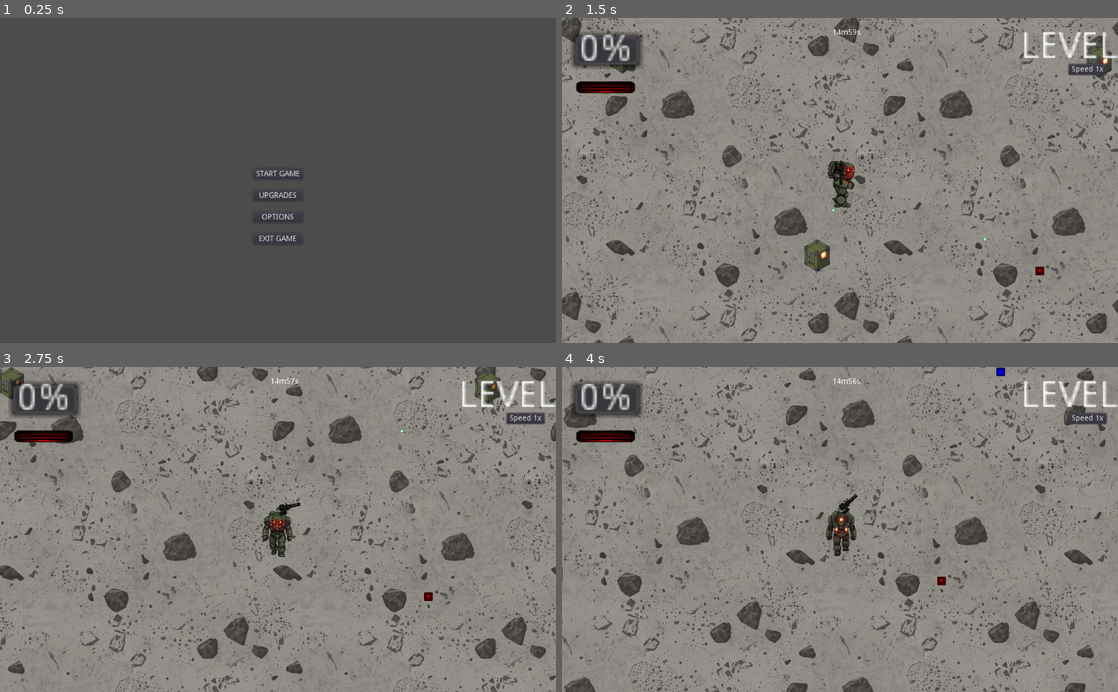
Above: before the commit, frames 1-4 (two rows, left to right).
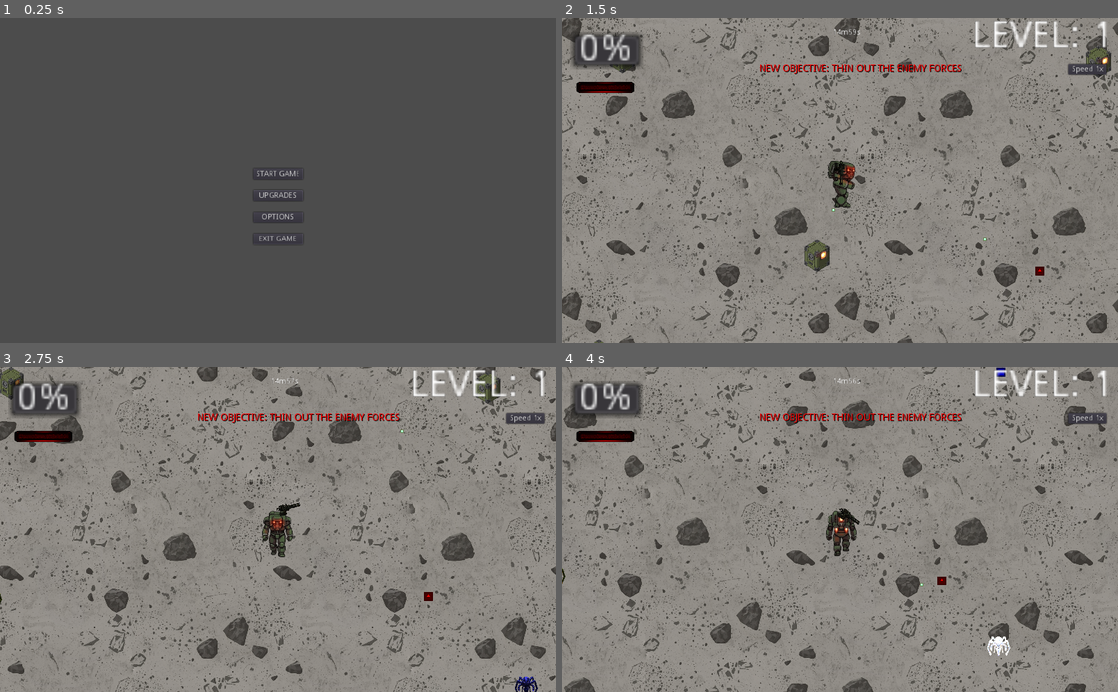
Above: after the commit, the same moments.

Repository: rcameronlyman/NEOBUSHI
Game: Godot game, scene res://MainMenu.tscn
The game is run twice, just before and just after one commit, with the same random seed, the same clock (stepped at 60 frames per second) and the same inputs. The engine's default icon, where the game draws it, is replaced by a stand-in: a white triangle on a blue panel in a dark square.
Inputs (mouse positions are in pixels of both pictures, inside the frame that each line leads up to):
- Up to frame 1 (0.25 s): no input
- Up to frame 2 (1.5 s): click "START GAME" at 0.5 s; move the mouse to (962, 164) at 1.27 s; hold D (move_right) from 1.28 s (still down)
- Up to frame 3 (2.75 s): move the mouse to (166, 545) at 2.02 s; release D (move_right) at 2.03 s; hold S (move_down) from 2.03 s (still down)
- Up to frame 4 (4 s): move the mouse to (895, 458) at 2.77 s; release S (move_down) at 2.78 s; hold D (move_right) 2.78-3.53 s; move the mouse to (812, 594) at 3.52 s; hold W (move_up) from 3.53 s (still down)

The runs differ from the first frame. In frame 1, 0.2% of the frame differs, in the area x 45-55%, y 46-70%; in frame 2, 5.0%; in frame 3, 3.6%; in frame 4, 7.8%, in the area x 0-100%, y 0-100%.

Commit message:
Add enemy sprite randomization and 'Kill 200' objective system

Diff:
--- a/Enemy.gd
+++ b/Enemy.gd
@@ -5,6 +5,24 @@
 var gem_scene = preload("res://Gem.tscn")
 var death_effect_scene = preload("res://DeathEffect.gd")
 var knockback = Vector2.ZERO
+
+# New variable to remember the random color
+var enemy_color = Color(1, 1, 1)
+
+func _ready():
+	# Define a pool of colors for eye candy variety
+	var colors = [
+		Color(1, 0.3, 0.3), # Red
+		Color(0.3, 1, 0.3), # Green
+		Color(0.3, 0.3, 1), # Blue
+		Color(1, 1, 0.3),   # Yellow
+		Color(1, 0.3, 1),   # Pink
+		Color(0.3, 1, 1)    # Cyan
+	]
+
+	# Pick a random color and apply it
+	enemy_color = colors[randi() % colors.size()]
+	$Sprite.modulate = enemy_color
 
 func _process(delta):
 	var player = get_tree().get_root().find_node("Player", true, false)
@@ -25,10 +43,12 @@
 	var push_dir = (global_position - source_pos).normalized()
 	knockback = push_dir * 300
 
-	# Impact Flash: Briefly turns bright red to show they were hit
-	$Sprite.modulate = Color(10, 1, 1)
+	# Impact Flash: Briefly turns bright white to show they were hit
+	$Sprite.modulate = Color(10, 10, 10)
 	yield(get_tree().create_timer(0.1), "timeout")
-	$Sprite.modulate = Color(1, 1, 1)
+
+	# Restore the specific color this enemy was assigned in _ready()
+	$Sprite.modulate = enemy_color
 
 	if health <= 0:
 		die()
@@ -40,7 +60,10 @@
 	get_tree().current_scene.add_child(effect)
 	effect.global_position = global_position
 
-	# Restored XP Logic: 90% chance for Gem, 0% for health (Health moved to crates)
+	# Tell the CanvasLayer to record the kill
+	get_tree().current_scene.get_node("CanvasLayer").add_kill()
+
+	# Restored XP Logic: 90% chance for Gem, 0% for health
 	var roll = randf()
 	if roll < 0.90:
 		var gem = gem_scene.instance()
--- a/Enemy.tscn
+++ b/Enemy.tscn
@@ -1,10 +1,10 @@
 [gd_scene load_steps=4 format=2]
 
-[ext_resource path="res://icon.png" type="Texture" id=1]
+[ext_resource path="res://Globontest.png" type="Texture" id=1]
 [ext_resource path="res://Enemy.gd" type="Script" id=2]
 
 [sub_resource type="CircleShape2D" id=1]
-radius = 30.0
+radius = 50.04
 
 [node name="Enemy" type="Area2D" groups=["enemies"]]
 collision_layer = 4
@@ -12,6 +12,7 @@
 script = ExtResource( 2 )
 
 [node name="Sprite" type="Sprite" parent="."]
+scale = Vector2( 0.1, 0.1 )
 texture = ExtResource( 1 )
 
 [node name="CollisionShape2D" type="CollisionShape2D" parent="."]
--- a/EnemySpawner.gd
+++ b/EnemySpawner.gd
@@ -11,10 +11,10 @@
 var base_spawn_time = 2.0          # Slightly slower start
 var minimum_spawn_time = 0.5       # Reasonable cap for high intensity
 var difficulty_increase_rate = 0.02 # Much smoother ramp up (was 0.08)
-var enemies_per_burst = 2          # Dropped from 3 to 2 for better pacing
+var enemies_per_burst = 3          # Dropped from 3 to 2 for better pacing
 
 # NEW: High-intensity testing ceiling
-var max_enemies = 50
+var max_enemies = 200
 
 func _ready():
 	$SpawnTimer.wait_time = base_spawn_time
--- /dev/null
+++ b/ObjectiveManager.gd
@@ -0,0 +1,21 @@
+extends CanvasLayer
+
+var kills_needed = 200
+var current_kills = 0
+var is_finished = false
+
+func add_kill():
+	if is_finished:
+		return
+
+	current_kills += 1
+	print("Kills: ", current_kills)
+
+	if current_kills >= kills_needed:
+		is_finished = true
+		objective_complete()
+
+func objective_complete():
+	$ObjectiveLabel.text = "OBJECTIVE COMPLETE"
+	# We play the animation, which handles the drop, the 5s wait, and the fade
+	$ObjectiveLabel/AnimationPlayer.play("ObjectiveDrop")
--- a/World.gd
+++ b/World.gd
@@ -25,8 +25,8 @@
 
 func _process(delta):
 	# Update the countdown label
-	if has_node("CanvasLayer/Label"):
-		$CanvasLayer/Label.text = format_time($Timer.time_left)
+	if has_node("CanvasLayer/RoundTimer"):
+		$CanvasLayer/RoundTimer.text = format_time($Timer.time_left)
 
 	# Handle auto-hiding the mouse
 	if Input.get_mouse_mode() == Input.MOUSE_MODE_VISIBLE:
--- a/World.tscn
+++ b/World.tscn
@@ -8,6 +8,7 @@
 [ext_resource path="res://CratePlacer.gd" type="Script" id=6]
 [ext_resource path="res://Sounds/MAIN.mp3" type="AudioStream" id=7]
 [ext_resource path="res://FLOORTEST.png" type="Texture" id=8]
+[ext_resource path="res://ObjectiveManager.gd" type="Script" id=9]
 
 [sub_resource type="CanvasItemMaterial" id=7]
 
@@ -22,6 +23,109 @@
 
 [sub_resource type="RectangleShape2D" id=4]
 extents = Vector2( 50, 5000 )
+
+[sub_resource type="Animation" id=8]
+resource_name = "ObjectiveDrop"
+length = 7.0
+tracks/0/type = "value"
+tracks/0/path = NodePath(".:rect_position")
+tracks/0/interp = 1
+tracks/0/loop_wrap = true
+tracks/0/imported = false
+tracks/0/enabled = true
+tracks/0/keys = {
+"times": PoolRealArray( 0, 0.4, 0.5, 0.6 ),
+"transitions": PoolRealArray( 1, 1, 1, 1 ),
+"update": 0,
+"values": [ Vector2( 363, -100 ), Vector2( 363, 32 ), Vector2( 363, 65 ), Vector2( 363, 85 ) ]
+}
+tracks/1/type = "value"
+tracks/1/path = NodePath(".:modulate")
+tracks/1/interp = 1
+tracks/1/loop_wrap = true
+tracks/1/imported = false
+tracks/1/enabled = true
+tracks/1/keys = {
+"times": PoolRealArray( 0, 0.4, 5, 6 ),
+"transitions": PoolRealArray( 1, 1, 1, 1 ),
+"update": 0,
+"values": [ Color( 1, 0, 0, 1 ), Color( 1, 0, 0, 1 ), Color( 1, 1, 1, 1 ), Color( 1, 1, 1, 0 ) ]
+}
+tracks/2/type = "value"
+tracks/2/path = NodePath(".:visible")
+tracks/2/interp = 1
+tracks/2/loop_wrap = true
+tracks/2/imported = false
+tracks/2/enabled = true
+tracks/2/keys = {
+"times": PoolRealArray( 0 ),
+"transitions": PoolRealArray( 1 ),
+"update": 1,
+"values": [ true ]
+}
+tracks/3/type = "value"
+tracks/3/path = NodePath(".:rect_scale")
+tracks/3/interp = 1
+tracks/3/loop_wrap = true
+tracks/3/imported = false
+tracks/3/enabled = true
+tracks/3/keys = {
+"times": PoolRealArray( 0 ),
+"transitions": PoolRealArray( 1 ),
+"update": 0,
+"values": [ Vector2( 1.25, 1.25 ) ]
+}
+
+[sub_resource type="Animation" id=9]
+length = 0.001
+tracks/0/type = "value"
+tracks/0/path = NodePath(".:rect_position")
+tracks/0/interp = 1
+tracks/0/loop_wrap = true
+tracks/0/imported = false
+tracks/0/enabled = true
+tracks/0/keys = {
+"times": PoolRealArray( 0 ),
+"transitions": PoolRealArray( 1 ),
+"update": 0,
+"values": [ Vector2( 492, -100 ) ]
+}
+tracks/1/type = "value"
+tracks/1/path = NodePath(".:modulate")
+tracks/1/interp = 1
+tracks/1/loop_wrap = true
+tracks/1/imported = false
+tracks/1/enabled = true
+tracks/1/keys = {
+"times": PoolRealArray( 0 ),
+"transitions": PoolRealArray( 1 ),
+"update": 0,
+"values": [ Color( 1, 1, 1, 1 ) ]
+}
+tracks/2/type = "value"
+tracks/2/path = NodePath(".:visible")
+tracks/2/interp = 1
+tracks/2/loop_wrap = true
+tracks/2/imported = false
+tracks/2/enabled = true
+tracks/2/keys = {
+"times": PoolRealArray( 0 ),
+"transitions": PoolRealArray( 1 ),
+"update": 0,
+"values": [ false ]
+}
+tracks/3/type = "value"
+tracks/3/path = NodePath(".:rect_scale")
+tracks/3/interp = 1
+tracks/3/loop_wrap = true
+tracks/3/imported = false
+tracks/3/enabled = true
+tracks/3/keys = {
+"times": PoolRealArray( 0 ),
+"transitions": PoolRealArray( 1 ),
+"update": 0,
+"values": [ Vector2( 1.25, 1.25 ) ]
+}
 
 [sub_resource type="StyleBoxFlat" id=5]
 bg_color = Color( 0.160784, 0.105882, 0.784314, 1 )
@@ -73,8 +177,9 @@
 autostart = true
 
 [node name="CanvasLayer" type="CanvasLayer" parent="."]
-
-[node name="Label" type="Label" parent="CanvasLayer"]
+script = ExtResource( 9 )
+
+[node name="RoundTimer" type="Label" parent="CanvasLayer"]
 margin_left = 498.0
 margin_top = 20.0
 margin_right = 538.0
@@ -82,6 +187,28 @@
 text = "60
 "
 align = 1
+
+[node name="ObjectiveLabel" type="Label" parent="CanvasLayer"]
+visible = false
+anchor_left = 0.5
+anchor_right = 0.5
+margin_left = -20.0
+margin_top = -100.0
+margin_right = 278.0
+margin_bottom = -86.0
+rect_scale = Vector2( 1.25, 1.25 )
+custom_colors/font_color = Color( 1, 0, 0, 1 )
+custom_colors/font_color_shadow = Color( 0, 0, 0, 1 )
+custom_constants/shadow_offset_x = 1
+custom_constants/shadow_offset_y = 1
+text = "NEW OBJECTIVE: THIN OUT THE ENEMY FORCES"
+align = 1
+valign = 1
+
+[node name="AnimationPlayer" type="AnimationPlayer" parent="CanvasLayer/ObjectiveLabel"]
+autoplay = "ObjectiveDrop"
+anims/ObjectiveDrop = SubResource( 8 )
+anims/RESET = SubResource( 9 )
 
 [node name="VictoryUI" type="CanvasLayer" parent="CanvasLayer"]
 pause_mode = 2
@@ -135,10 +262,12 @@
 max_value = 10.0
 
 [node name="LevelLabel" type="Label" parent="XpHud"]
-margin_left = 168.8
-margin_top = 4.0
-margin_right = 201.8
-margin_bottom = 18.0
+anchor_left = 0.5
+anchor_right = 0.5
+margin_left = -512.0
+margin_right = -309.0
+margin_bottom = 14.0
+align = 2
 
 [node name="UI" type="CanvasLayer" parent="."]
 
@@ -164,6 +293,7 @@
 text = "Speed 1x"
 
 [node name="AudioStreamPlayer" type="AudioStreamPlayer" parent="."]
+pause_mode = 2
 stream = ExtResource( 7 )
 autoplay = true
 
--- a/project.godot
+++ b/project.godot
@@ -27,6 +27,11 @@
 [autoload]
 
 Global="*res://Global.gd"
+
+[display]
+
+window/stretch/mode="2d"
+window/stretch/aspect="keep"
 
 [gui]
 
Binary file added: Globon.png
Not shown, added: Globon.png.import
Binary file added: Globontest.png
Not shown, added: Globontest.png.import
Not shown: 1 places in World.tscn that only renumber resources
Binary file added: test.png
Not shown, added: test.png.import
